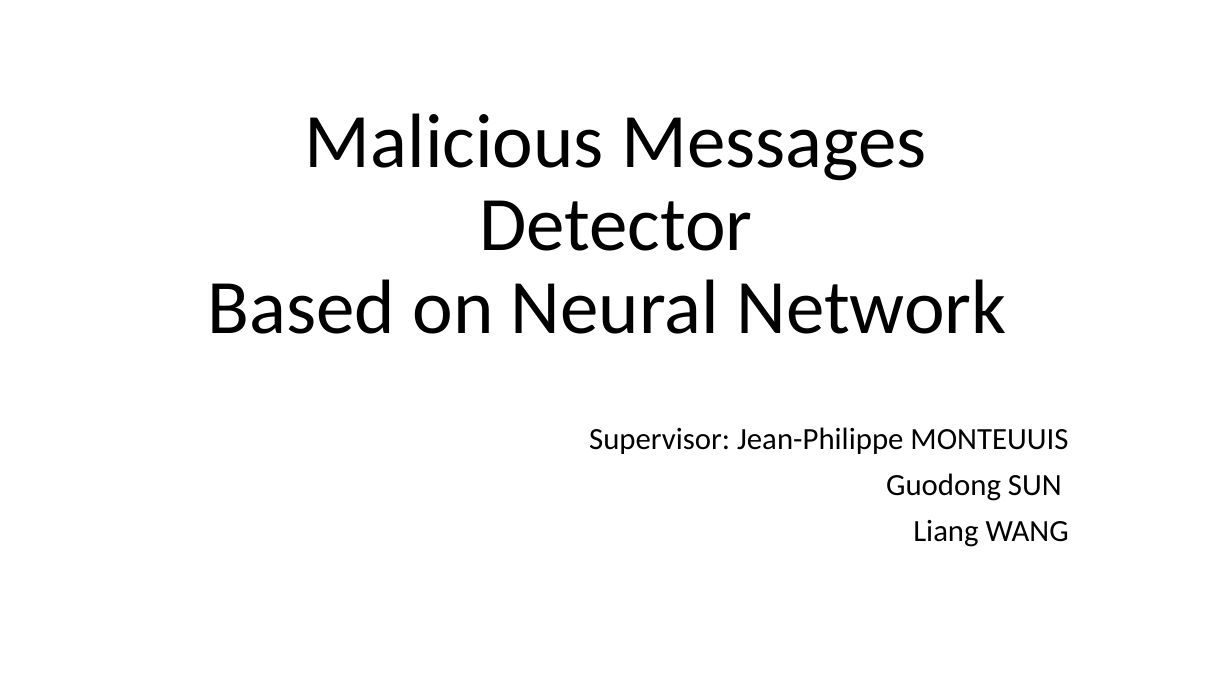
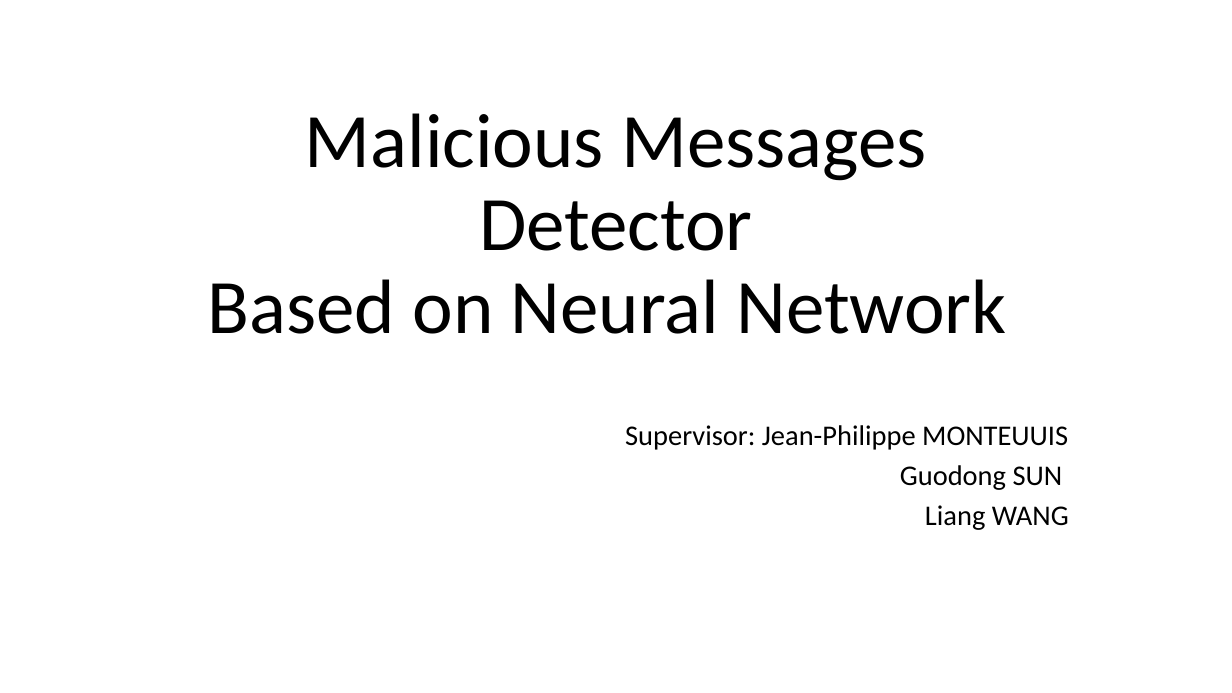
Before and after one commit to liangwangENST/SR2I208-Detection-Malicious-data, a slide deck: slide 1 of slide/Presentation.pptx. Drawn at 1232x693 pixels with LibreOffice and Linux fonts; fonts in the diff are those of the drawing. Boxes give left, top, right and bottom in pixels: in the first picture for what was removed or moved away, otherwise in the second. Text is boxed around its words. In the diff, an @@ line names an element or a change of style, - is before the commit and + after.

```diff
--- a/slide/Presentation.pptx
+++ b/slide/Presentation.pptx
@@ text "Supervisor: Jean-Philippe MONTEUUIS" at (x1=625, y1=425, x2=1069, y2=530): size 24 to 22.2 pt; line spacing 0.9 to 0.8 @@
```
Also in this commit, not shown: 4 other slides changed, 5 slides added, 4 slides removed, 5 other files.
